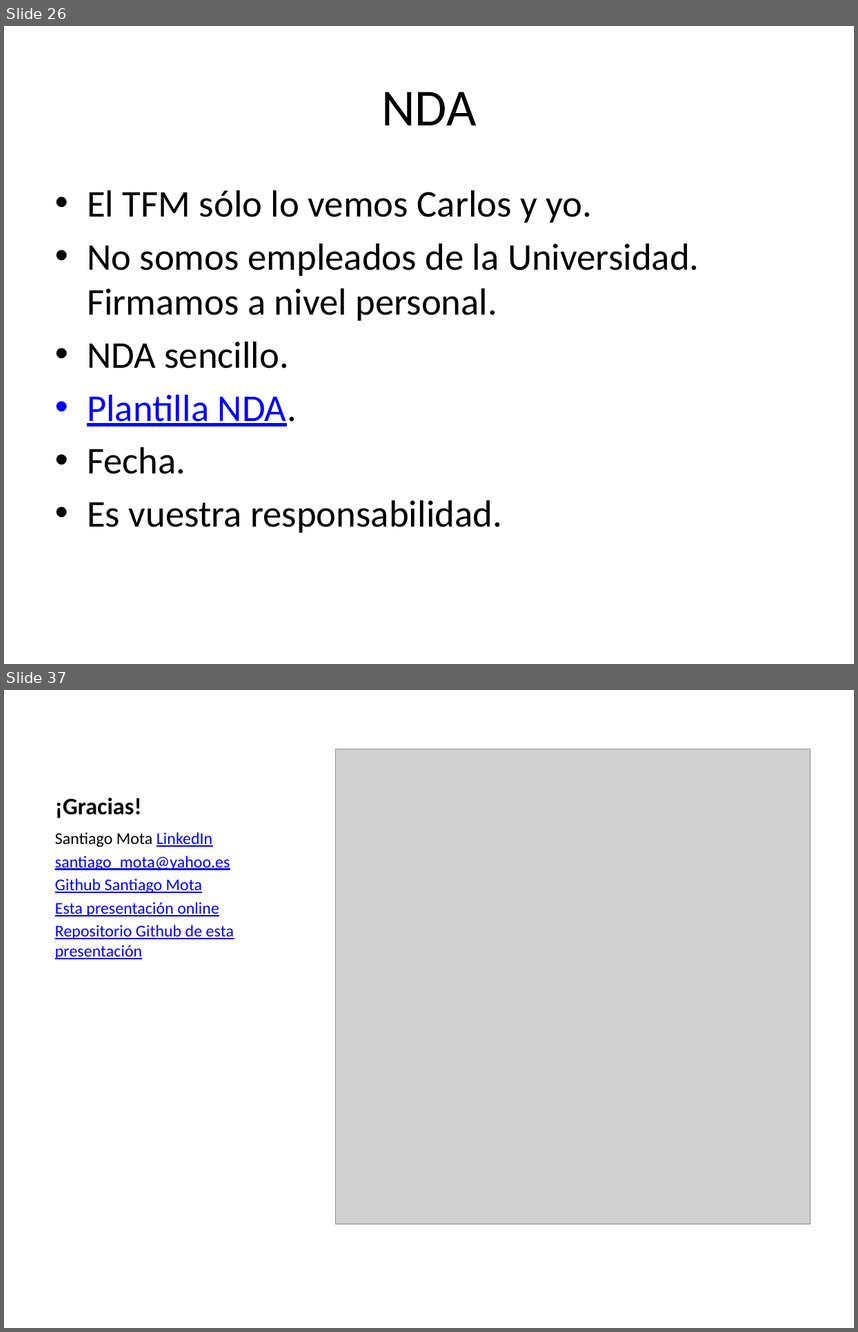
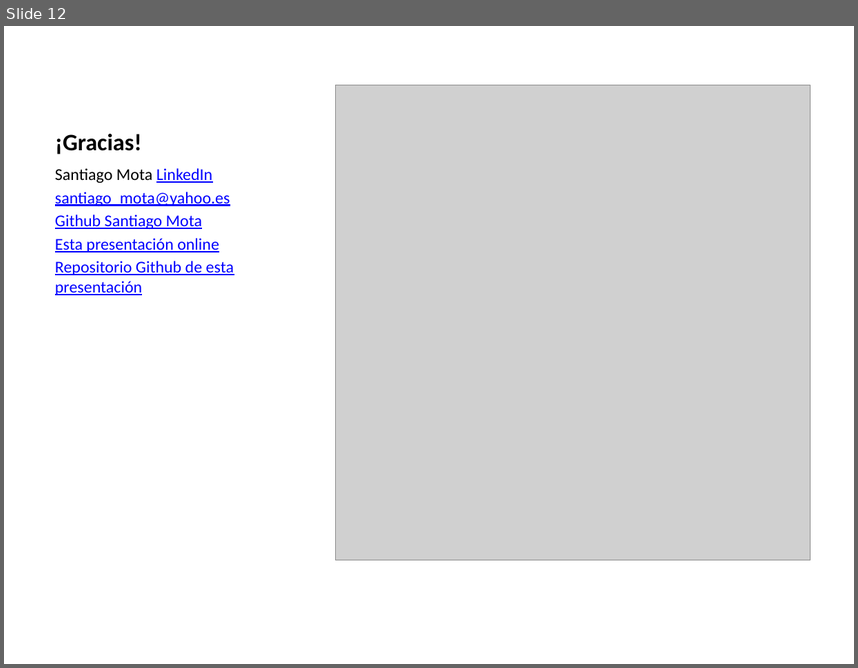
Before and after one commit to santiagomota/datos-madrid-presentacion, a slide deck: docs/index.pptx. Shown one above the other, each under a label of ours: slides 26 and 37 before the commit, slide 12 after it; the slides between them are not shown. The pictures are 858x1332 and 858x668 pixels, drawn with LibreOffice and Linux fonts; fonts in the diff are those of the drawing; grey boxes stand for pictures. Boxes give left, top, right and bottom in pixels: in the first picture for what was removed or moved away, otherwise in the second. Text is boxed around its words. In the diff, an @@ line names an element or a change of style, - is before the commit and + after.

```diff
--- a/docs/index.pptx
+++ b/docs/index.pptx
@@ slide 26 removed at [4, 26, 854, 664], background #FFFFFF @@
@@ title removed at [381, 92, 476, 125] @@
-NDA
@@ text removed at [87, 190, 700, 532] @@
-• El TFM sólo lo vemos Carlos y yo.
-• No somos empleados de la Universidad. Firmamos a nivel personal.
-• NDA sencillo.
-• Plantilla NDA.
-• Fecha.
-• Es vuestra responsabilidad.
@@ what was slide 37 is now slide 12 @@
```
Also in this commit, not shown: 4 slides changed, 24 other slides removed, 2 other files.
